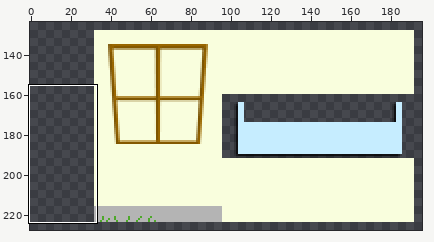
Edited in one commit: sprite sheet (tileset_house_exterior.png). The picture above shows the old version from afar; the outline marks the close-up.
Close-up. First the earlier version:
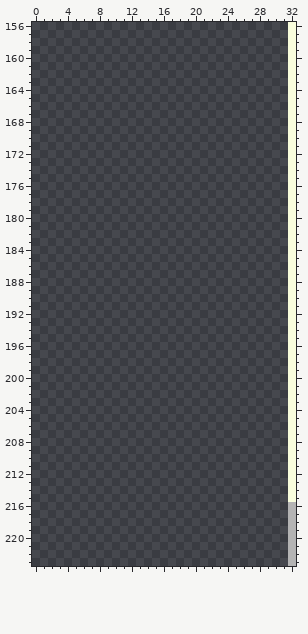
The file is 256x256 pixels. Pixels under 10% opacity are left out. Colours within 5 levels of each other are drawn and written as one. Shown: x 0..32, y 156..223. The wide view leaves out empty margins.
The same view after the edit:
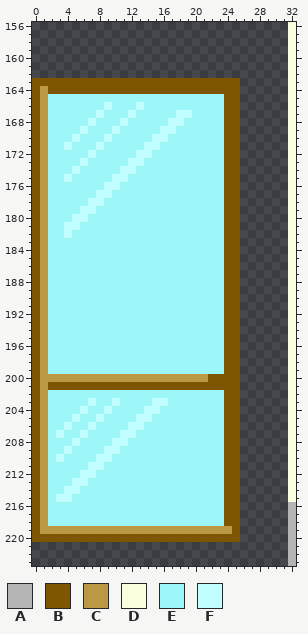
Palette (. is transparent): A #b4b4b4  B #7e5500  C #bb9844  D #f9fedd  E #9df7f8  F #c0feff
Diff:
@@ x 0..32 @@
 162 ................................D
-163 ................................D
-164 ................................D
-165 ................................D
-166 ................................D
-167 ................................D
-168 ................................D
-169 ................................D
-170 ................................D
-171 ................................D
-172 ................................D
-173 ................................D
-174 ................................D
-175 ................................D
-176 ................................D
-177 ................................D
-178 ................................D
-179 ................................D
-180 ................................D
-181 ................................D
-182 ................................D
-183 ................................D
-184 ................................D
-185 ................................D
-186 ................................D
-187 ................................D
-188 ................................D
-189 ................................D
-190 ................................D
-191 ................................D
-192 ................................D
-193 ................................D
-194 ................................D
-195 ................................D
-196 ................................D
-197 ................................D
-198 ................................D
-199 ................................D
-200 ................................D
-201 ................................D
-202 ................................D
-203 ................................D
-204 ................................D
-205 ................................D
-206 ................................D
-207 ................................D
-208 ................................D
-209 ................................D
-210 ................................D
-211 ................................D
-212 ................................D
-213 ................................D
-214 ................................D
-215 ................................D
-216 ................................A
-217 ................................A
-218 ................................A
-219 ................................A
-220 ................................A
+163 BBBBBBBBBBBBBBBBBBBBBBBBBB......D
+164 BCBBBBBBBBBBBBBBBBBBBBBBBB......D
+165 BCEEEEEEEEEEEEEEEEEEEEEEBB......D
+166 BCEEEEEEEFEEEFEEEEEEEEEEBB......D
+167 BCEEEEEEFEEEFEEEEEFFEEEEBB......D
+168 BCEEEEEFEEEFEEEEEFFEEEEEBB......D
+169 BCEEEEFEEEFEEEEEFFEEEEEEBB......D
+170 BCEEEFEEEFEEEEEFFEEEEEEEBB......D
+171 BCEEFEEEFEEEEEFFEEEEEEEEBB......D
+172 BCEEEEEFEEEEEFFEEEEEEEEEBB......D
+173 BCEEEEFEEEEEFFEEEEEEEEEEBB......D
+174 BCEEEFEEEEEFFEEEEEEEEEEEBB......D
+175 BCEEFEEEEEFFEEEEEEEEEEEEBB......D
+176 BCEEEEEEEFFEEEEEEEEEEEEEBB......D
+177 BCEEEEEEFFEEEEEEEEEEEEEEBB......D
+178 BCEEEEEFFEEEEEEEEEEEEEEEBB......D
+179 BCEEEEFFEEEEEEEEEEEEEEEEBB......D
+180 BCEEEFFEEEEEEEEEEEEEEEEEBB......D
+181 BCEEFFEEEEEEEEEEEEEEEEEEBB......D
+182 BCEEFEEEEEEEEEEEEEEEEEEEBB......D
+183 BCEEEEEEEEEEEEEEEEEEEEEEBB......D
+184 BCEEEEEEEEEEEEEEEEEEEEEEBB......D
+185 BCEEEEEEEEEEEEEEEEEEEEEEBB......D
+186 BCEEEEEEEEEEEEEEEEEEEEEEBB......D
+187 BCEEEEEEEEEEEEEEEEEEEEEEBB......D
+188 BCEEEEEEEEEEEEEEEEEEEEEEBB......D
+189 BCEEEEEEEEEEEEEEEEEEEEEEBB......D
+190 BCEEEEEEEEEEEEEEEEEEEEEEBB......D
+191 BCEEEEEEEEEEEEEEEEEEEEEEBB......D
+192 BCEEEEEEEEEEEEEEEEEEEEEEBB......D
+193 BCEEEEEEEEEEEEEEEEEEEEEEBB......D
+194 BCEEEEEEEEEEEEEEEEEEEEEEBB......D
+195 BCEEEEEEEEEEEEEEEEEEEEEEBB......D
+196 BCEEEEEEEEEEEEEEEEEEEEEEBB......D
+197 BCEEEEEEEEEEEEEEEEEEEEEEBB......D
+198 BCEEEEEEEEEEEEEEEEEEEEEEBB......D
+199 BCEEEEEEEEEEEEEEEEEEEEEEBB......D
+200 BCCCCCCCCCCCCCCCCCCCCCBBBB......D
+201 BCBBBBBBBBBBBBBBBBBBBBBBBB......D
+202 BCEEEEEEEEEEEEEEEEEEEEEEBB......D
+203 BCEEEEEFEEFEEEEFFEEEEEEEBB......D
+204 BCEEEEFEEFEEEEFFEEEEEEEEBB......D
+205 BCEEEFEEFEEEEFFEEEEEEEEEBB......D
+206 BCEEFEEFEEEEFFEEEEEEEEEEBB......D
+207 BCEFEEFEEEEFFEEEEEEEEEEEBB......D
+208 BCEEEFEEEEFFEEEEEEEEEEEEBB......D
+209 BCEEFEEEEFFEEEEEEEEEEEEEBB......D
+210 BCEFEEEEFFEEEEEEEEEEEEEEBB......D
+211 BCEEEEEFFEEEEEEEEEEEEEEEBB......D
+212 BCEEEEFFEEEEEEEEEEEEEEEEBB......D
+213 BCEEEFFEEEEEEEEEEEEEEEEEBB......D
+214 BCEEFFEEEEEEEEEEEEEEEEEEBB......D
+215 BCEFFEEEEEEEEEEEEEEEEEEEBB......D
+216 BCEEEEEEEEEEEEEEEEEEEEEEBB......A
+217 BCEEEEEEEEEEEEEEEEEEEEEEBB......A
+218 BCEEEEEEEEEEEEEEEEEEEEEEBB......A
+219 BCCCCCCCCCCCCCCCCCCCCCCCCB......A
+220 BBBBBBBBBBBBBBBBBBBBBBBBBB......A
 221 ................................A
